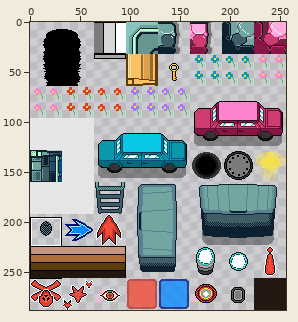
Sprite sheet, stored at assets/sprites/MiscGameObjects.png. Above: a wide view before the commit, with the close-up outlined.
Close-up. The starting point:
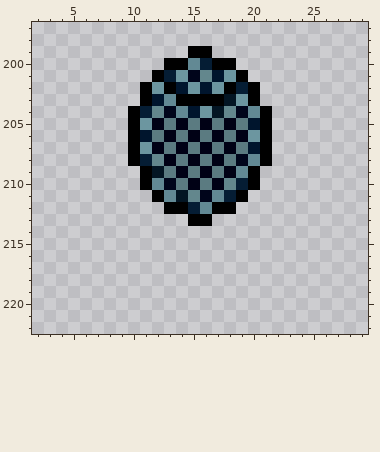
The file is 256x288 pixels. Colours within 5 levels of each other are drawn and written as one. Shown: x 2..29, y 197..222. The commit also changed other parts of the picture, which this record leaves out.
And afterwards:
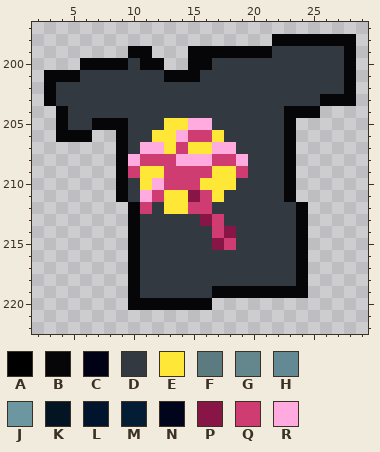
Palette (. is transparent): A #000000  B #060608  C #000115  D #333941  E #ffe737  F #5b7b81  G #63878d  H #628994  J #6c96a0  K #031523  L #00152d  M #051d34  N #00051b  P #871646  Q #cf3c71  R #ffabdf
Change:
Changed rows in their new state; - is an unchanged pixel.
first column x 3:
198 -------------------BBBBBBB
199 -------BB---BBBBBBBDDDDDDB
200 ---BBBBDBB..BBDDDDDDDDDDDB
201 BBBDDDDDDDBBBDDDDDDDDDDDDB
202 BDDDDDDDDDDDDDDDDDDDDDDDDB
203 BDDDDDDDDDDDDDDDDDDDDDDBBB
204 -BDDDDDDDDDDDDDDDDDDBBB---
205 -BDDBBBDDDEERRDDDDDDB-----
206 -BBB--BDDEERQQEDDDDDB-----
207 ------BDRREQEERRDDDDB-----
208 ------BRQQQRRRQQRDDDB-----
209 ------BQEEQQQQEEQDDDB-----
210 ------BDERQQQEEEDDDDB-----
211 ------BDRQEEPQEDDDDDB-----
212 -------BQDEEQQDDDDDDDB----
213 -------BDDDDDPQDDDDDDB----
214 -------BDDDDDDQPDDDDDB----
215 -------BDDDDDDPQDDDDDB----
216 -------BDDDDDDDDDDDDDB----
217 -------BDDDDDDDDDDDDDB----
218 -------BDDDDDDDDDDDDDB----
219 -------BDDDDDDBBBBBBBB----
220 -------BBBBBBB------------
